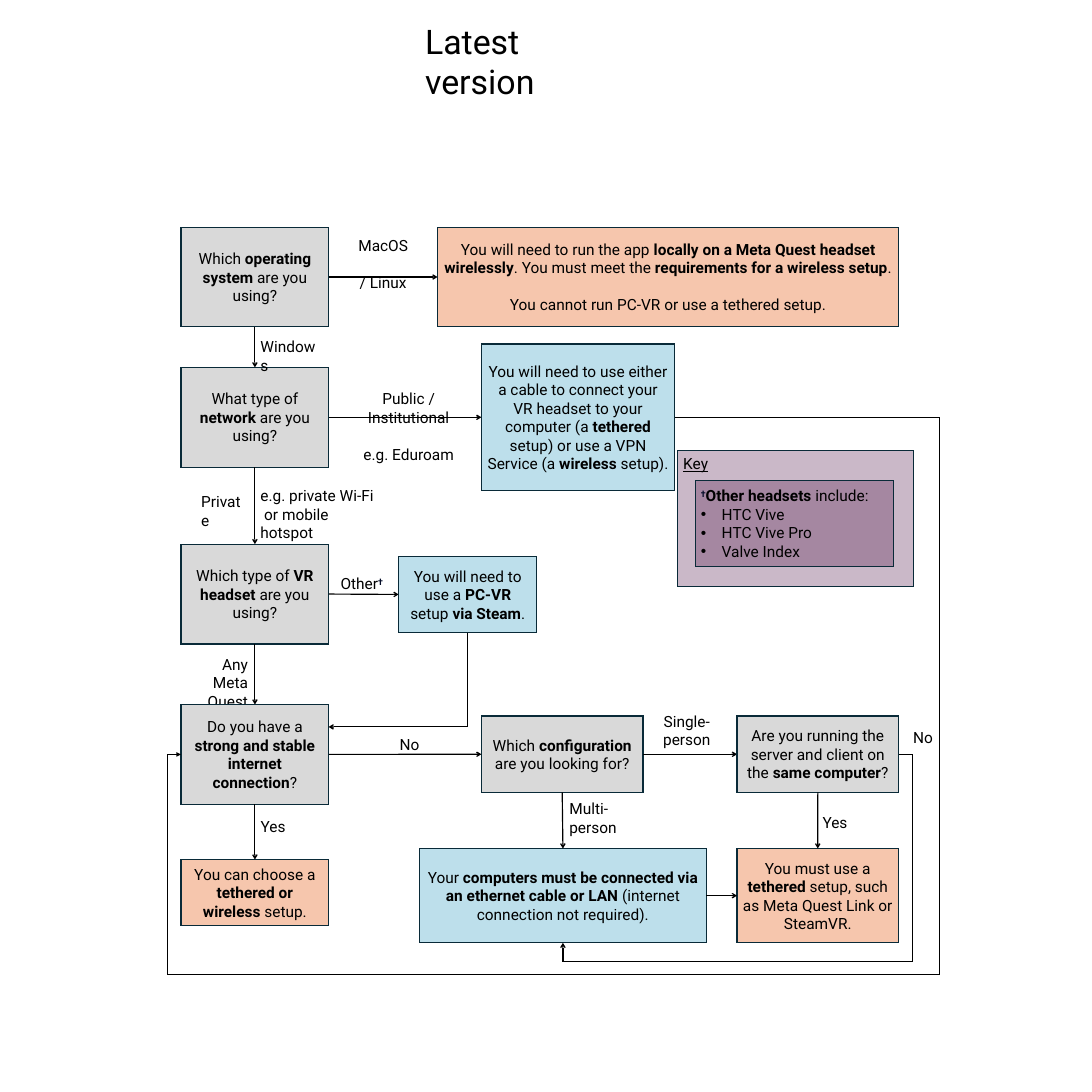
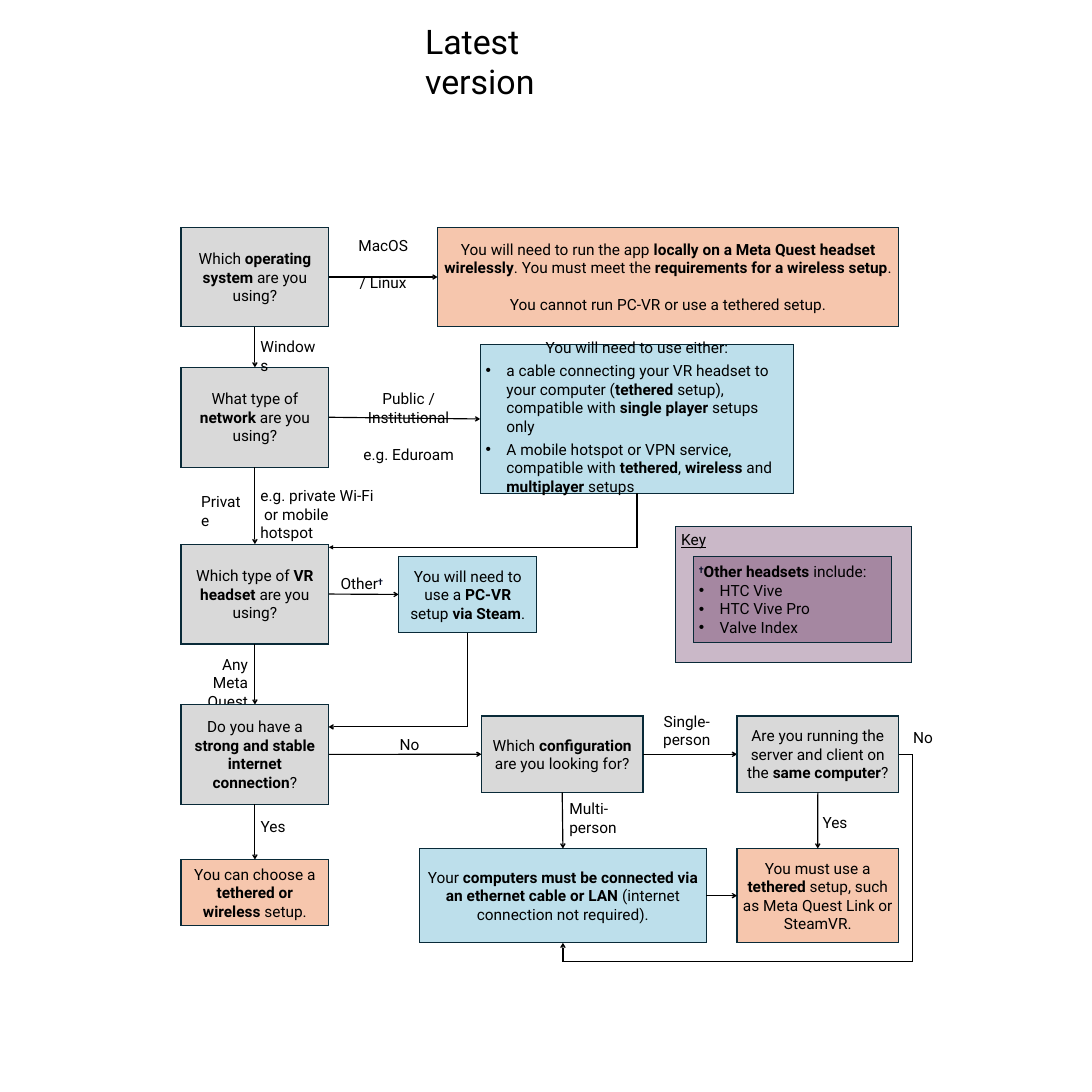
Before and after one commit to IRL2/nanover-docs, a slide deck: slide 1 of source/assets/flow-chart.pptx. Drawn at 1092x1092 pixels with LibreOffice and Linux fonts; fonts in the diff are those of the drawing. Boxes give left, top, right and bottom in pixels: in the first picture for what was removed or moved away, otherwise in the second. Text is boxed around its words. In the diff, an @@ line names an element or a change of style, - is before the commit and + after.

```diff
--- a/source/assets/flow-chart.pptx
+++ b/source/assets/flow-chart.pptx
@@ rectangle "You will need to use ...": place and size @@
-rectangle "You will need to use ..." at box(481, 344, 674, 490)
+rectangle "You will need to use ..." at box(480, 344, 794, 493)
@@ text in rectangle at box(506, 339, 772, 496): text changed @@
-You will need to use either a cable to connect your VR headset to your computer (a tethered setup) or use a VPN Service (a wireless setup).
+You will need to use either:
+• a cable connecting your VR headset to your computer (tethered setup), compatible with single player setups only
+• A mobile hotspot or VPN service, compatible with tethered, wireless and multiplayer setups
@@ elbow arrow moved from (674, 417) - (181, 754) to (637, 493) - (328, 547) @@
@@ rectangle "Key": place and size @@
-rectangle "Key" at box(678, 451, 914, 587)
+rectangle "Key" at box(675, 527, 912, 663)
@@ rectangle "†Other headsets include:": place and size @@
-rectangle "†Other headsets include:" at box(695, 481, 893, 566)
+rectangle "†Other headsets include:" at box(693, 557, 891, 642)
```
Also in this commit, not shown: 2 other files.
